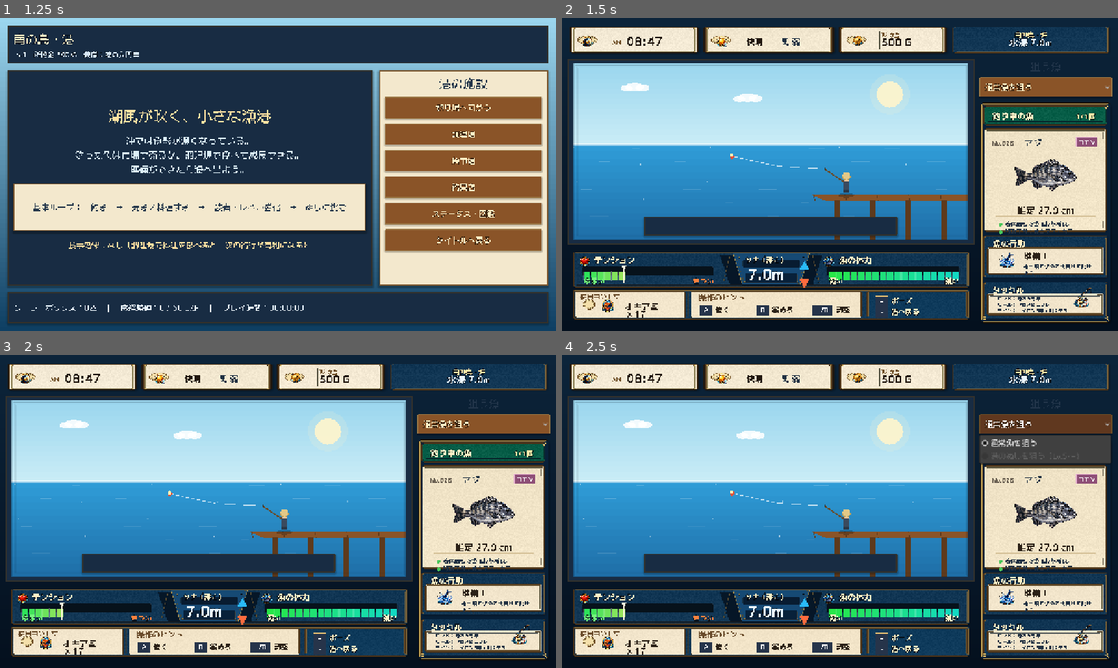
Above: before the commit, frames 1-4 (two rows, left to right).
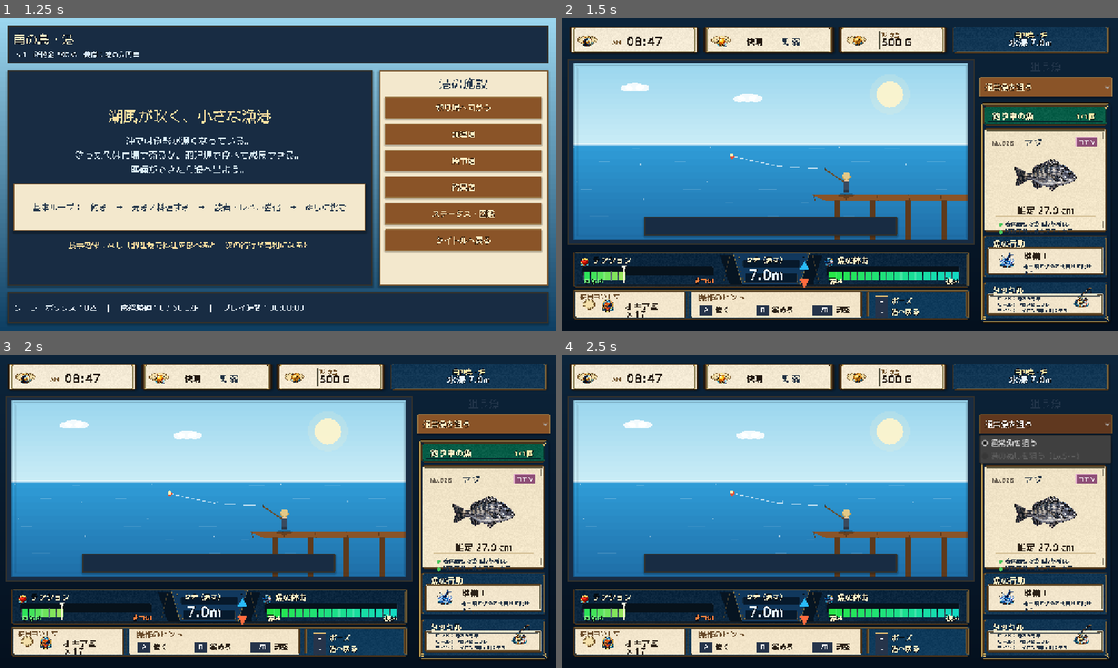
Above: after the commit, the same moments.

Repository: RYUKOU-OKUMURA/tsuri_quest_umi_mvp
Game: Godot game, scene res://scenes/main.tscn
Same seed, same stepped clock (60 frames per second), same inputs: the game is played once before the commit and once after it.
Inputs:
- Up to frame 1 (1.25 s): click "ゲームを始める" at 0.5 s
- Up to frame 2 (1.5 s): click "釣り場へ向かう" at 1.25 s
- Up to frame 3 (2 s): no input
- Up to frame 4 (2.5 s): click "通常魚を狙う" at 2 s

Frame 1 is identical in both runs. In frame 2, 0.6% of the frame differs, in the area x 2-73%, y 75-86%; in frame 3, 0.6%; in frame 4, 0.6%.

Commit message:
Darken fight HUD upper board

Diff:
--- a/src/ui/components/fight_hud.gd
+++ b/src/ui/components/fight_hud.gd
@@ -121,8 +121,10 @@
 	_draw_panel(rect, Color("#0b1828"), Color("#122f4f"), Palette.GOLD_DEEP)
 	var title_y := 25.0 if _hud_frame == null else 26.0
 	var bar_y := 42.0 if _hud_frame == null else 43.0
-	_draw_hud_icon(ICON_TENSION, Rect2(rect.position + Vector2(9.0, title_y - 21.0), Vector2(34.0, 34.0)), Color("#ff5b63"))
-	_draw_text(font, "テンション", rect.position + Vector2(48.0, title_y), 19, Palette.TEXT_BONE, 3)
+	var icon_size := 34.0 if _hud_frame == null else 28.0
+	var title_size := 19 if _hud_frame == null else 18
+	_draw_hud_icon(ICON_TENSION, Rect2(rect.position + Vector2(12.0, title_y - icon_size + 12.0), Vector2(icon_size, icon_size)), Color("#ff5b63"))
+	_draw_text(font, "テンション", rect.position + Vector2(48.0 if _hud_frame == null else 44.0, title_y), title_size, Palette.TEXT_BONE, 3)
 	var ratio := 0.0
 	var safe_min := 0.30
 	var safe_max := 0.74
@@ -132,17 +134,18 @@
 		safe_max = simulator.safe_max()
 	var bar := Rect2(rect.position + Vector2(24.0, bar_y), Vector2(rect.size.x - 58.0, 26.0 if _hud_frame == null else 24.0))
 	_draw_segment_gauge(bar, ratio, safe_min, safe_max, true)
-	_draw_text(font, "ゆるい", rect.position + Vector2(24.0, rect.size.y - 8.0), 16, Color("#72f47d"), 2)
+	var label_size := 16 if _hud_frame == null else 15
+	_draw_text(font, "ゆるい", rect.position + Vector2(24.0, rect.size.y - 8.0), label_size, Color("#72f47d"), 2)
 	var tight := "きつい"
-	var tight_w := font.get_string_size(tight, HORIZONTAL_ALIGNMENT_LEFT, -1, 16).x
-	_draw_text(font, tight, rect.position + Vector2(rect.size.x - tight_w - 24.0, rect.size.y - 8.0), 16, Color("#ff823e"), 2)
+	var tight_w := font.get_string_size(tight, HORIZONTAL_ALIGNMENT_LEFT, -1, label_size).x
+	_draw_text(font, tight, rect.position + Vector2(rect.size.x - tight_w - 24.0, rect.size.y - 8.0), label_size, Color("#ff823e"), 2)
 
 
 func _draw_depth(font: Font, rect: Rect2) -> void:
 	_draw_panel(rect, Color("#0b355f"), Color("#08213c"), Palette.GOLD)
 	var title_y := 22.0 if _hud_frame == null else 24.0
 	var title := "タナ（深さ）"
-	var title_size := 17 if _hud_frame == null else 16
+	var title_size := 17 if _hud_frame == null else 15
 	var title_w := font.get_string_size(title, HORIZONTAL_ALIGNMENT_LEFT, -1, title_size).x
 	var text_center_w := rect.size.x - (24.0 if _hud_frame != null else 0.0)
 	_draw_text(font, title, rect.position + Vector2((text_center_w - title_w) * 0.5, title_y), title_size, Palette.TEXT_BONE, 3)
@@ -150,7 +153,7 @@
 	if simulator != null:
 		depth = simulator.depth
 	var value := "%.1fm" % depth
-	var value_size := 34
+	var value_size := 34 if _hud_frame == null else 32
 	var value_w := font.get_string_size(value, HORIZONTAL_ALIGNMENT_LEFT, -1, value_size).x
 	_draw_text(font, value, rect.position + Vector2((text_center_w - value_w) * 0.5, 59.0 if _hud_frame == null else 64.0), value_size, Color("#eaf6ff"), 4)
 	var cx := rect.position.x + rect.size.x - 22.0
@@ -162,17 +165,20 @@
 	_draw_panel(rect, Color("#0b1828"), Color("#122f4f"), Palette.GOLD_DEEP)
 	var title_y := 25.0 if _hud_frame == null else 26.0
 	var bar_y := 42.0 if _hud_frame == null else 43.0
-	_draw_hud_icon(ICON_STAMINA, Rect2(rect.position + Vector2(9.0, title_y - 21.0), Vector2(34.0, 34.0)), Color("#6cc8ff"))
-	_draw_text(font, "魚の体力", rect.position + Vector2(48.0, title_y), 19, Palette.TEXT_BONE, 3)
+	var icon_size := 34.0 if _hud_frame == null else 28.0
+	var title_size := 19 if _hud_frame == null else 18
+	_draw_hud_icon(ICON_STAMINA, Rect2(rect.position + Vector2(12.0, title_y - icon_size + 12.0), Vector2(icon_size, icon_size)), Color("#6cc8ff"))
+	_draw_text(font, "魚の体力", rect.position + Vector2(48.0 if _hud_frame == null else 44.0, title_y), title_size, Palette.TEXT_BONE, 3)
 	var ratio := 1.0
 	if simulator != null:
 		ratio = simulator.fish_stamina_ratio()
 	var bar := Rect2(rect.position + Vector2(24.0, bar_y), Vector2(rect.size.x - 48.0, 26.0 if _hud_frame == null else 24.0))
 	_draw_segment_gauge(bar, ratio, 0.0, 1.0, false)
-	_draw_text(font, "弱い", rect.position + Vector2(24.0, rect.size.y - 8.0), 16, Color("#fff1c7"), 2)
+	var label_size := 16 if _hud_frame == null else 15
+	_draw_text(font, "弱い", rect.position + Vector2(24.0, rect.size.y - 8.0), label_size, Color("#fff1c7"), 2)
 	var strong := "強い"
-	var strong_w := font.get_string_size(strong, HORIZONTAL_ALIGNMENT_LEFT, -1, 16).x
-	_draw_text(font, strong, rect.position + Vector2(rect.size.x - strong_w - 24.0, rect.size.y - 8.0), 16, Color("#fff1c7"), 2)
+	var strong_w := font.get_string_size(strong, HORIZONTAL_ALIGNMENT_LEFT, -1, label_size).x
+	_draw_text(font, strong, rect.position + Vector2(rect.size.x - strong_w - 24.0, rect.size.y - 8.0), label_size, Color("#fff1c7"), 2)
 
 
 func _draw_bottom_controls(font: Font, rect: Rect2) -> void:
Binary file changed: assets/showcase/underwater/fight_hud_frame.png
Not shown, changed: design-qa.md
Not shown, changed: docs/11_underwater_fight_showcase.md
Not shown, changed: tools/generate_underwater_ui_frame_assets.py
